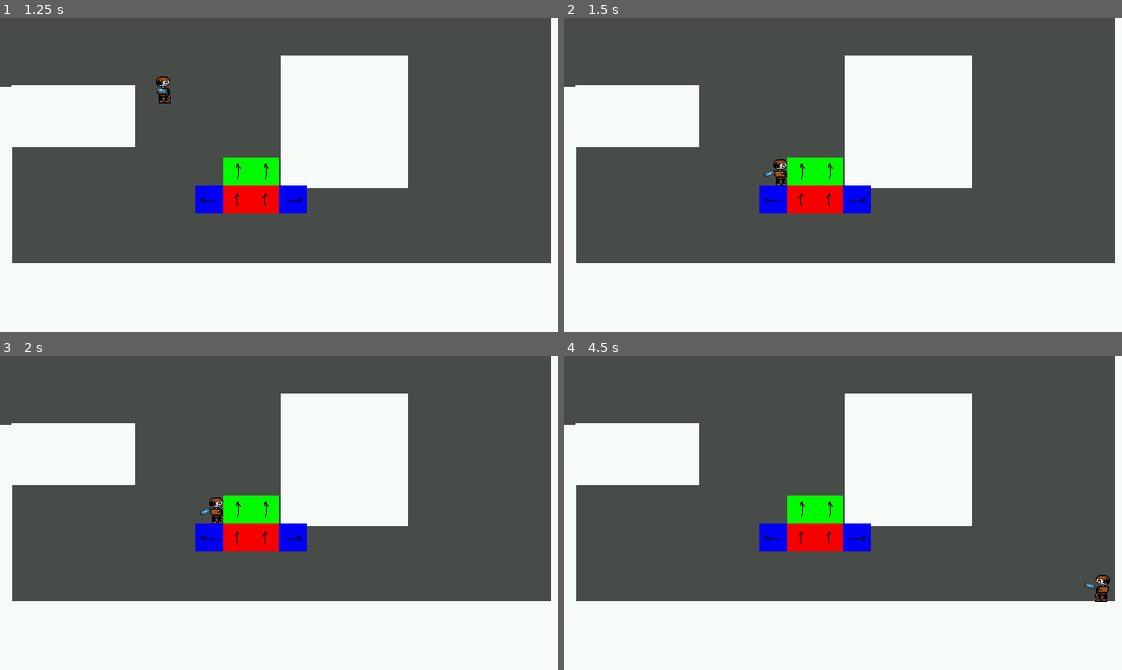
Above: before the commit, frames 1-4 (two rows, left to right).
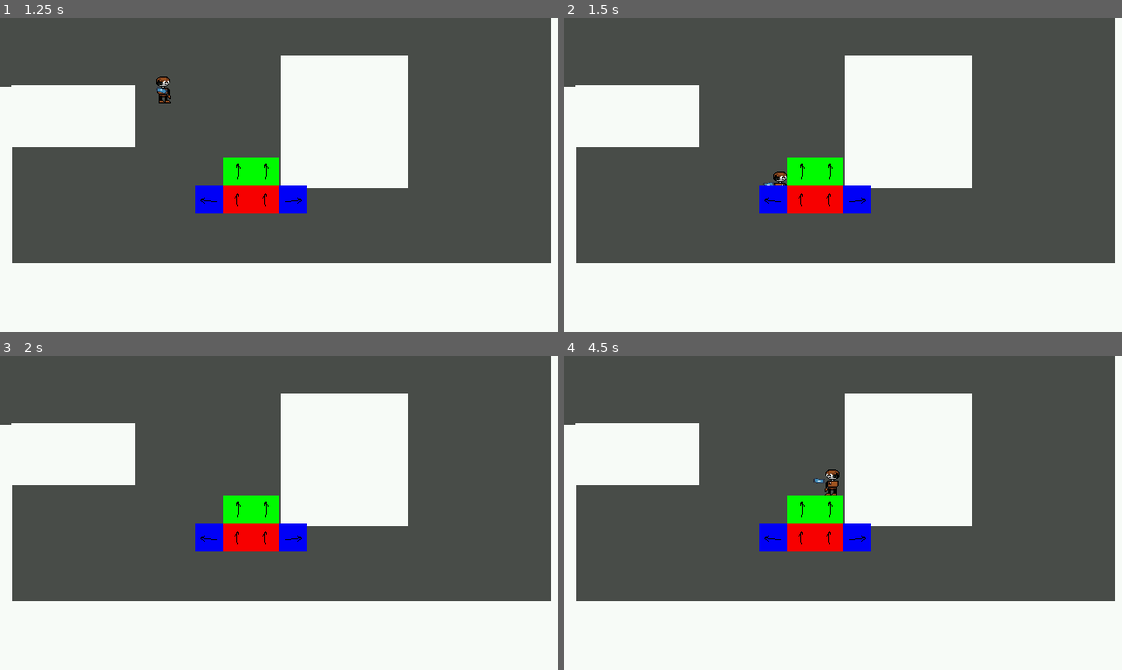
Above: after the commit, the same moments.

Repository: chars-at-last/Platforming-Game
Game: Godot game, scene res://nodes/scenes/game_manager.tscn
The game is run twice, just before and just after one commit, with the same random seed, the same clock (stepped at 60 frames per second) and the same inputs. The engine's default icon, where the game draws it, is replaced by a stand-in: a white triangle on a blue panel in a dark square.
Inputs (mouse positions are in pixels of both pictures, inside the frame that each line leads up to):
- Up to frame 1 (1.25 s): tap Enter at 0.5 s; move the mouse to (401, 159) at 0.52 s; hold D (move_right) from 0.53 s (still down); click (401, 159) at 0.6 s; tap Space (jump) at 0.77 s
- Up to frame 2 (1.5 s): keep holding D (move_right); move the mouse to (731, 190) at 1.27 s; tap S (look_down) at 1.35 s
- Up to frame 3 (2 s): keep holding D (move_right); tap Space (jump) at 1.52 s
- Up to frame 4 (4.5 s): move the mouse to (898, 443) at 2.02 s; release D (move_right) at 2.03 s; hold A (move_left) 2.03-2.78 s; hold W (look_up) 2.03-2.78 s; move the mouse to (815, 575) at 2.77 s; hold D (move_right) 2.78-4.28 s; click (815, 575) at 2.85 s; tap Space (jump) at 3.02, 3.77 s; move the mouse to (1010, 560) at 3.52 s; hold S (look_down) 3.53-4.28 s; move the mouse to (675, 465) at 4.27 s; hold A (move_left) from 4.28 s (still down); tap W (look_up) at 4.35 s

Frame 1 is identical in both runs. In frame 2, 0.2% of the frame differs, in the area x 35-40%, y 45-54%; in frame 3, 0.2%; in frame 4, 0.4%, in the area x 44-98%, y 36-79%.

Commit message:
Added player death function when player enter the spike (blue tile) area

Diff:
--- /dev/null
+++ b/nodes/scenes/Obstacles/spikes.tscn
@@ -0,0 +1,11 @@
+[gd_scene load_steps=2 format=3 uid="uid://vyj36j0hv8jy"]
+
+[ext_resource type="Script" path="res://nodes/scripts/spikes.gd" id="1_3hmlh"]
+
+[node name="Spikes" type="Area2D"]
+collision_layer = 0
+collision_mask = 2
+monitorable = false
+script = ExtResource("1_3hmlh")
+
+[connection signal="body_entered" from="." to="." method="_on_body_entered"]
--- a/nodes/scenes/game_manager.tscn
+++ b/nodes/scenes/game_manager.tscn
@@ -1,9 +1,10 @@
-[gd_scene load_steps=14 format=3 uid="uid://bqfiu2iio1r5q"]
+[gd_scene load_steps=16 format=3 uid="uid://bqfiu2iio1r5q"]
 
 [ext_resource type="PackedScene" uid="uid://crtbnkmpoyka2" path="res://nodes/scenes/player/player.tscn" id="1_1ulvm"]
 [ext_resource type="Script" path="res://nodes/scripts/game_manager.gd" id="1_p8b7o"]
 [ext_resource type="Shader" path="res://nodes/scripts/shaders/16bit_color_converter.gdshader" id="1_sv5m8"]
 [ext_resource type="Texture2D" uid="uid://xgsjr2kjuw0g" path="res://assets/art/tilemap_placeholder.png" id="4_eshow"]
+[ext_resource type="PackedScene" uid="uid://vyj36j0hv8jy" path="res://nodes/scenes/Obstacles/spikes.tscn" id="5_ltc1a"]
 
 [sub_resource type="RectangleShape2D" id="RectangleShape2D_oxpyf"]
 size = Vector2(1048, 114)
@@ -110,7 +111,8 @@
 
 [sub_resource type="TileSet" id="TileSet_0dmam"]
 tile_size = Vector2i(32, 32)
-physics_layer_0/collision_layer = 2
+physics_layer_0/collision_layer = 0
+physics_layer_0/collision_mask = 0
 terrain_set_0/mode = 0
 terrain_set_0/terrain_0/name = "Terrain 0"
 terrain_set_0/terrain_0/color = Color(0.5, 0.34375, 0.25, 1)
@@ -118,6 +120,9 @@
 terrain_set_0/terrain_1/color = Color(0.5, 0.4375, 0.25, 1)
 sources/0 = SubResource("TileSetAtlasSource_cmmh1")
 
+[sub_resource type="RectangleShape2D" id="RectangleShape2D_7tigl"]
+size = Vector2(35, 36)
+
 [node name="GameManager" type="Node"]
 editor_description = "Main node of the game."
 script = ExtResource("1_p8b7o")
@@ -194,10 +199,17 @@
 offset_right = 640.0
 offset_bottom = 360.0
 
-[node name="Ground" type="TileMapLayer" parent="."]
+[node name="Ground (Red and Green)" type="TileMapLayer" parent="."]
 tile_map_data = PackedByteArray(0, 0, 8, 0, 5, 0, 0, 0, 2, 0, 0, 0, 0, 0, 9, 0, 5, 0, 0, 0, 2, 0, 0, 0, 0, 0, 8, 0, 6, 0, 0, 0, 0, 0, 0, 0, 0, 0, 9, 0, 6, 0, 0, 0, 0, 0, 0, 0, 0, 0)
 tile_set = SubResource("TileSet_fkudh")
 
-[node name="TileMapLayer" type="TileMapLayer" parent="."]
+[node name="Spikes (Blue)" type="TileMapLayer" parent="."]
 tile_map_data = PackedByteArray(0, 0, 7, 0, 6, 0, 0, 0, 4, 0, 0, 0, 1, 0, 10, 0, 6, 0, 0, 0, 4, 0, 0, 0, 2, 0)
 tile_set = SubResource("TileSet_0dmam")
+
+[node name="Spikes" parent="." instance=ExtResource("5_ltc1a")]
+collision_mask = 1
+
+[node name="CollisionShape2D" type="CollisionShape2D" parent="Spikes"]
+position = Vector2(239.5, 208)
+shape = SubResource("RectangleShape2D_7tigl")
--- a/nodes/scripts/player.gd
+++ b/nodes/scripts/player.gd
@@ -39,6 +39,10 @@
 var _can_wall_jump: bool = false										## Flag if can wall jump
 var _just_jumped: bool = false											## Tracks if character just jumped
 
+
+var can_control: bool = true #If the player character is still alive and can be controled by the player
+
+
 # Process
 func _physics_process(delta: float) -> void:
 	#print(acceleration.x)
@@ -49,6 +53,8 @@
 	#print(_wall_normal)
 	#print()
 
+	if not can_control: return #If the player died, the player character will not be controlled by the player
+
 	physics_looking(delta)
 	physics_gravity(delta)				# Gravity stuff
 	physics_direction(delta)			# Directional stuff
@@ -181,3 +187,20 @@
 func _on_area_2d_body_exited(_body: Node2D) -> void:
 	if $Area2D.get_overlapping_bodies().is_empty():
 		_can_wall_jump = false
+
+
+#This function will determine what happens if the player character dies
+func on_death() -> void:
+	print("Player Died!")
+	visible = false
+	can_control = false
+
+	await get_tree().create_timer(1).timeout
+	reset_player()
+
+
+
+func reset_player() -> void:
+	global_position = Vector2(110, 43)
+	visible = true
+	can_control = true
--- /dev/null
+++ b/nodes/scripts/spikes.gd
@@ -0,0 +1,19 @@
+extends Area2D
+
+
+# Called when the node enters the scene tree for the first time.
+#func _ready() -> void:
+	#pass # Replace with function body.
+
+
+# Called every frame. 'delta' is the elapsed time since the previous frame.
+#func _process(delta: float) -> void:
+	#pass
+
+
+
+
+func _on_body_entered(body):
+	if body is Player:
+		print("hello")
+		body.on_death()
Not shown, changed: .DS_Store
